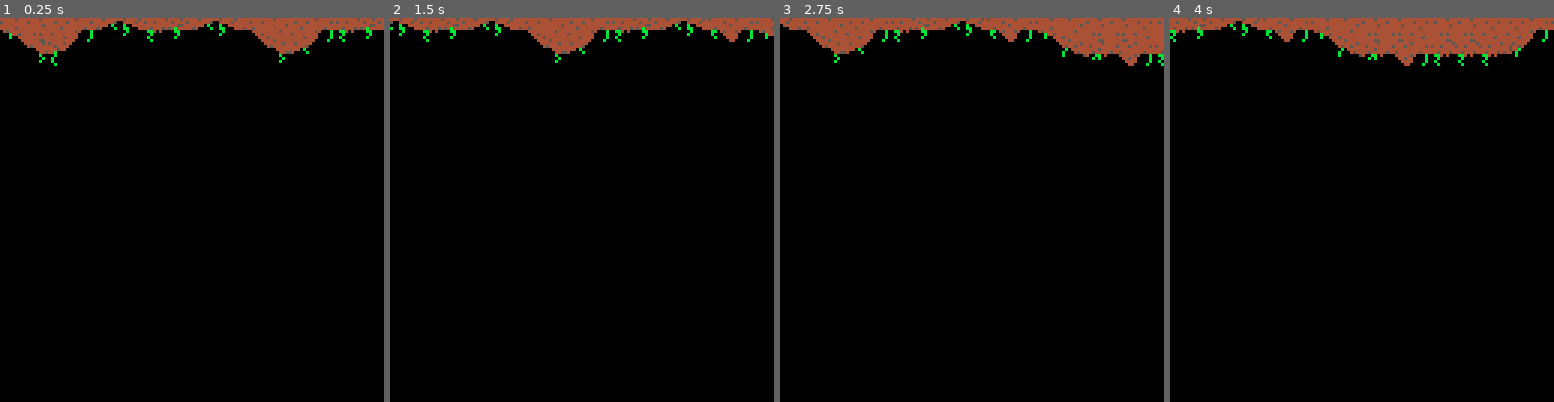
Above: before the commit, frames 1-4 (left to right).
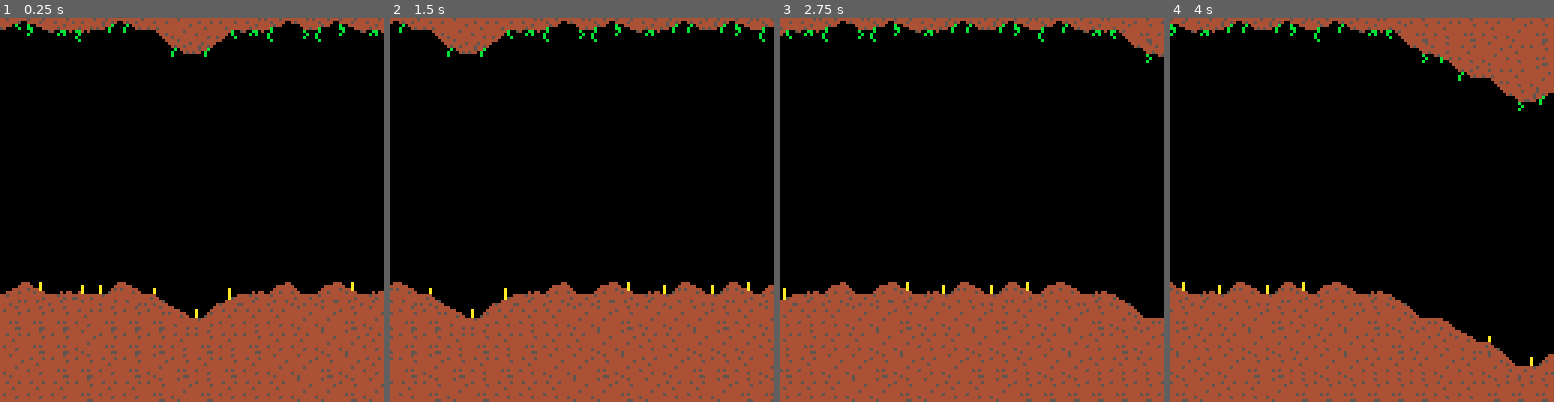
Above: after the commit, the same moments.

Repository: skilldrick/pico8-carts
Game: PICO-8 cartridge picocave.p8
Same seed, same stepped clock (60 frames per second), same inputs: the game is played once before the commit and once after it.
Inputs:
- Up to frame 1 (0.25 s): no input
- Up to frame 2 (1.5 s): no input
- Up to frame 3 (2.75 s): no input
- Up to frame 4 (4 s): no input

The runs differ from the first frame. In frame 1, 32% of the frame differs, in the area x 0-100%, y 0-100%; in frame 2, 32%; in frame 3, 32%; in frame 4, 30%.

Commit message:
make bottom wall follow top wall

Diff:
--- a/picocave.p8
+++ b/picocave.p8
@@ -1,6 +1,10 @@
 pico-8 cartridge // http://www.pico-8.com
 version 8
 __lua__
+height=11
+min_y=0
+max_y=4
+
 frame=0
 
 function rand(arr)
@@ -14,9 +18,20 @@
   y     y offset
 ]]
 function wall(i,kind,y)
-  local rock={}
+  local rockt={}
   for j=0,y-1 do
-    add(rock,rand(solid))
+    add(
+      rockt,
+      {y=j,s=rand(solid)}
+    )
+  end
+
+  local rockb={}
+  for j=y+height+1,15 do
+    add(
+      rockb,
+      {y=j,s=rand(solid)}
+    )
   end
 
   local s=rand(kind.arr)
@@ -25,7 +40,8 @@
     i=i,
     s=s,
     y=y,
-    rock=rock,
+    rockt=rockt,
+    rockb=rockb,
     kind=kind
   }
 end
@@ -84,15 +100,12 @@
 }
 
 --sprites for solid wall
-solid={16,17,18}
+solid={32,33,34}
 
 --initialize top_wall array
 top_wall={
   wall(0,mid_mid,0)
 }
-
-min_y=0
-max_y=4
 
 --add new section to wall
 function add_next_wall()
@@ -158,17 +171,30 @@
   end
 end
 
+--draw 8px sprites
+function spr8(s,x,y)
+  spr(s,x*8,y*8)
+end
+
 function _draw()
   cls()
   for i=0,#top_wall-1 do
     local w=top_wall[i+1]
-    local x=w.i*8-frame
+    local x=w.i-frame/8
+
     --draw rock above wall
-    for j=0,w.y-1 do
-      spr(w.rock[j+1],x,j*8)
+    for k,r in pairs(w.rockt) do
+      spr8(r.s,x,r.y)
     end
+
+    --draw rock below wall
+    for k,r in pairs(w.rockb) do
+      spr8(r.s,x,r.y)
+    end
+
     --draw wall
-    spr(w.s,x,w.y*8)
+    spr8(w.s,x,w.y)
+    spr8(w.s+16,x,height+w.y)
   end
 end
 __gfx__
@@ -180,6 +206,14 @@
 0000000000b00000000b0b00000b0000000004450b000444000b44540b00000000000000000000b0000000000b0000000000000044440b0044500000440000b0
 000000000b0000000000000000b000000000004400b00044000b0044000000000000000000000b00000000000b00000000000000544000b044000000440000b0
 0000000000b0000000000000000000000000000400000004000000040000000000000000000000000000000000b0000000000000440000004000000040000b00
+0000000000000000000000000000000000000000000000000000000044000a004400000040000000000000040000000400000004000000000000000000000000
+00000000000a0000000000000000000000000000000000000000000044400a0044440000440000000a0000440000444400000044000000000000000000000000
+00000000000a00000000000000000000000a0000000000000000000045444a0054444400444000000a00045400044444000044440000a0000000000000000000
+00000000004a00000000404440000000000a000000000000000000004445444044445440454400000a00544400444544004444540000a0000000000000000000
+000000004444444444454444444444544444000044400000444400004444444444444444444444444454444444544444445444440000a0040000044400000044
+000000005544445444444544445445444454400044540000454444004444445444444444445444454444444444444444444444440000a5440000445400000445
+00000000444544444444544444444444444444504444440044444440544454444454444444444444444444544445444544444454000444440444444400044444
+00000000444444445444444444445444544544444544444544454444444444444444445445444544454444444544444444454444454444454544544444444544
 44444444444544444444454400000000000000000000000000000000000000000000000000000000000000000000000000000000000000000000000000000000
 44544454444444444544444400000000000000000000000000000000000000000000000000000000000000000000000000000000000000000000000000000000
 44444444444444454444445400000000000000000000000000000000000000000000000000000000000000000000000000000000000000000000000000000000
@@ -292,14 +326,6 @@
 00000000000000000000000000000000000000000000000000000000000000000000000000000000000000000000000000000000000000000000000000000000
 00000000000000000000000000000000000000000000000000000000000000000000000000000000000000000000000000000000000000000000000000000000
 00000000000000000000000000000000000000000000000000000000000000000000000000000000000000000000000000000000000000000000000000000000
-00000000000000000000000000000000000000000000000000000000000000000000000000000000000000000000000000000000000000000000000000000000
-00000000000000000000000000000000000000000000000000000000000000000000000000000000000000000000000000000000000000000000000000000000
-00000000000000000000000000000000000000000000000000000000000000000000000000000000000000000000000000000000000000000000000000000000
-00000000000000000000000000000000000000000000000000000000000000000000000000000000000000000000000000000000000000000000000000000000
-00000000000000000000000000000000000000000000000000000000000000000000000000000000000000000000000000000000000000000000000000000000
-00000000000000000000000000000000000000000000000000000000000000000000000000000000000000000000000000000000000000000000000000000000
-00000000000000000000000000000000000000000000000000000000000000000000000000000000000000000000000000000000000000000000000000000000
-00000000000000000000000000000000000000000000000000000000000000000000000000000000000000000000000000000000000000000000000000000000
 __gff__
 0000000000000000000000000000000000000000000000000000000000000000000000000000000000000000000000000000000000000000000000000000000000000000000000000000000000000000000000000000000000000000000000000000000000000000000000000000000000000000000000000000000000000000
 0000000000000000000000000000000000000000000000000000000000000000000000000000000000000000000000000000000000000000000000000000000000000000000000000000000000000000000000000000000000000000000000000000000000000000000000000000000000000000000000000000000000000000
